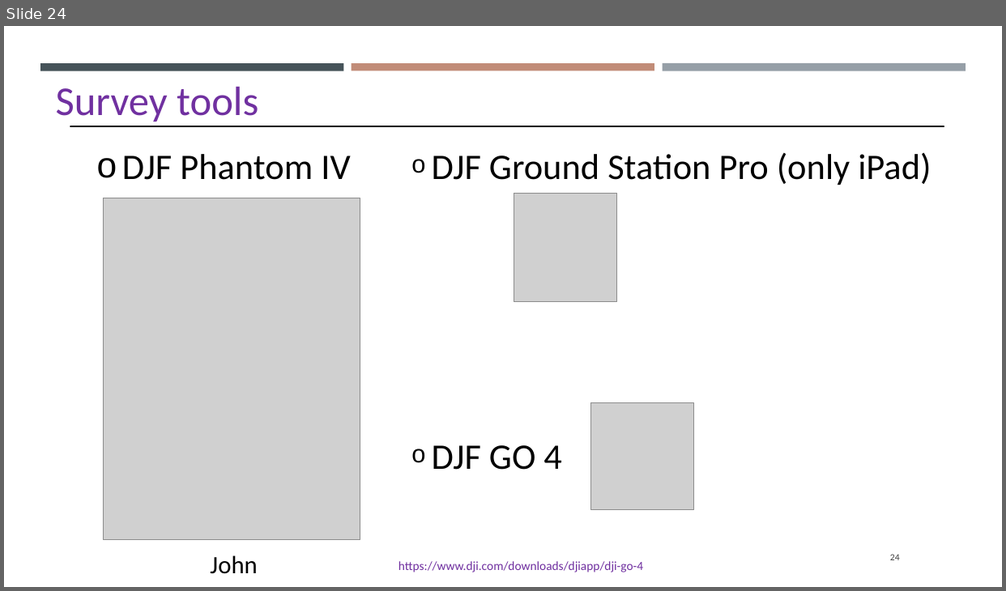
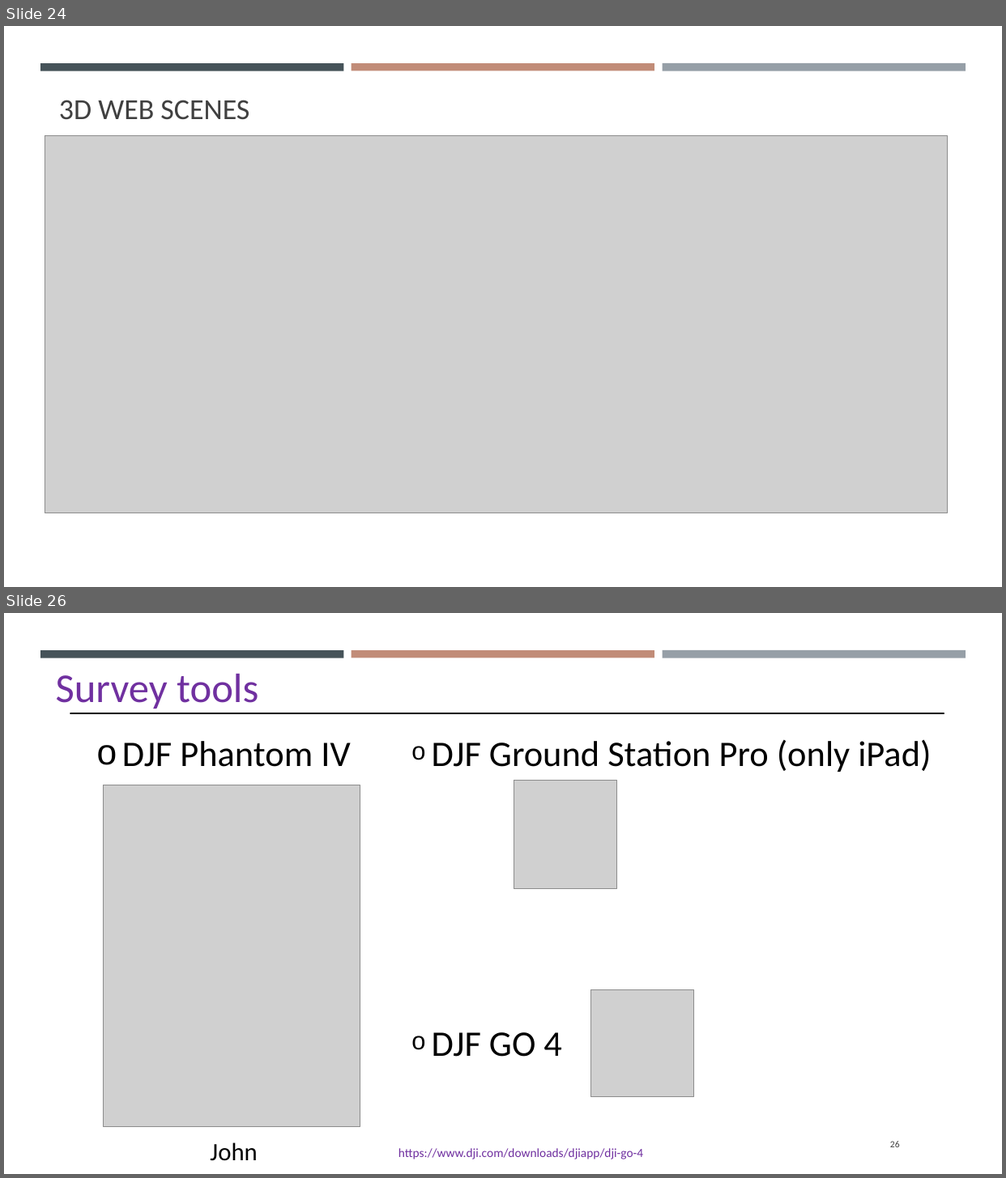
Before and after one commit to gisynw/Field_Techniques, a slide deck: docs/Lectures/Week02/Week02_Intro_To_Field_Technologies.pptx. Shown one above the other, each under a label of ours: slide 24 before the commit, slides 24 and 26 after it; the slides between them are not shown. The pictures are 1006x591 and 1006x1178 pixels, drawn with LibreOffice and Linux fonts; fonts in the diff are those of the drawing; grey boxes stand for pictures. Boxes give left, top, right and bottom in pixels: in the first picture for what was removed or moved away, otherwise in the second. Text is boxed around its words. In the diff, an @@ line names an element or a change of style, - is before the commit and + after.

```diff
--- a/docs/Lectures/Week02/Week02_Intro_To_Field_Technologies.pptx
+++ b/docs/Lectures/Week02/Week02_Intro_To_Field_Technologies.pptx
@@ slide 24 added at (x1=4, y1=26, x2=1002, y2=587), background #FFFFFF; not listed: 3 template elements that a slide beside it also shows @@
@@ title added at (x1=59, y1=100, x2=249, y2=120), 28 pt, text #404040 @@
+3D WEB SCENES
@@ picture added at (x1=44, y1=136, x2=948, y2=514) @@
@@ what was slide 24 is now slide 26 @@
@@ page number at (x1=890, y1=1141, x2=900, y2=1148): text changed @@
-24
+26
```
Also in this commit, not shown: 1 slide changed, 4 other slides added, 2 slides removed, 8 other files.
